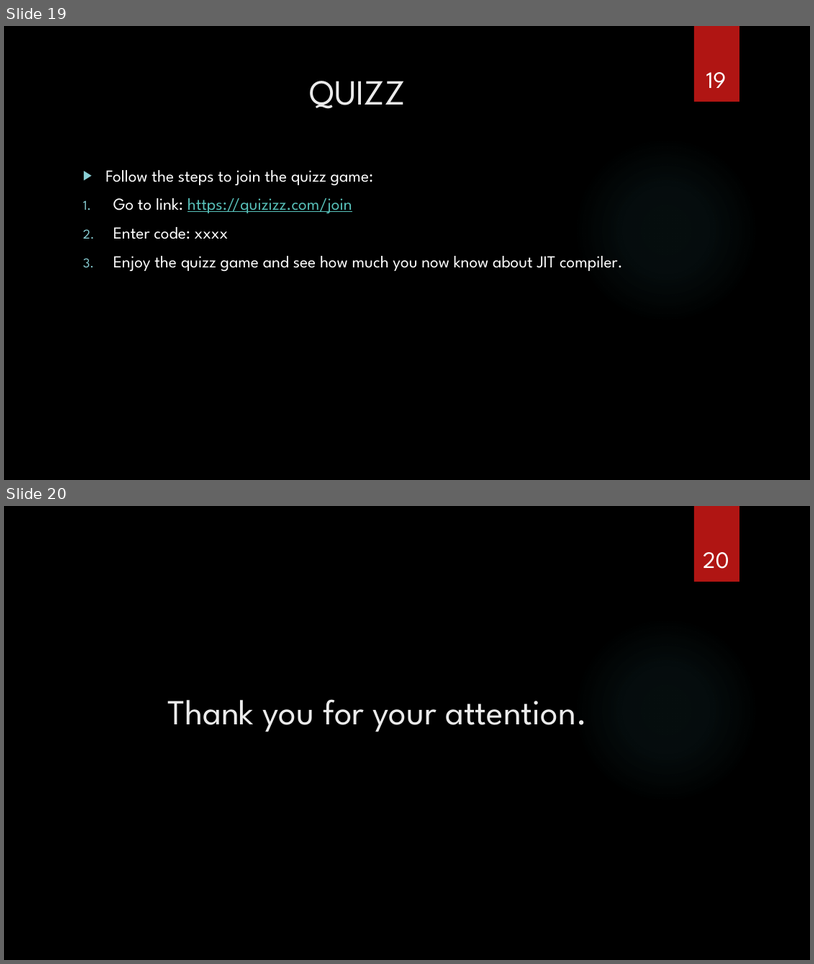
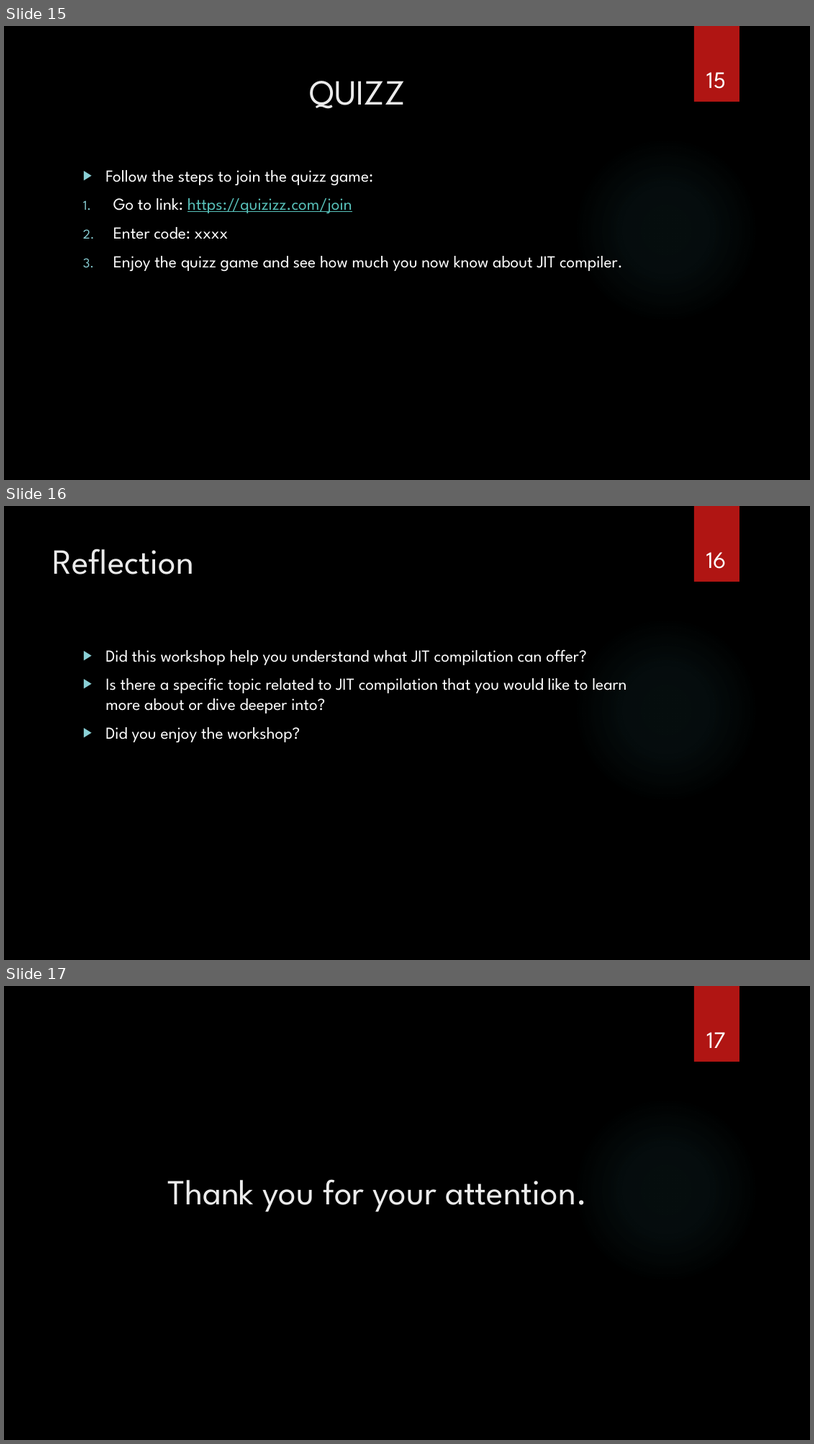
Before and after one commit to sebivenlo/esd-2024-jit-compiler, a slide deck: documents/presentation/presentation jit compiler.pptx. Shown one above the other, each under a label of ours: slides 19 and 20 before the commit, slides 15, 16 and 17 after it. The pictures are 814x964 and 814x1444 pixels, drawn with LibreOffice and Linux fonts; fonts in the diff are those of the drawing; background and template pictures are left out. Boxes give left, top, right and bottom in pixels: in the first picture for what was removed or moved away, otherwise in the second. Text is boxed around its words. In the diff, an @@ line names an element or a change of style, - is before the commit and + after.

```diff
--- a/documents/presentation/presentation jit compiler.pptx
+++ b/documents/presentation/presentation jit compiler.pptx
@@ slide 16 added at (4,506,810,960), background picture (left out); not listed: 2 template elements that a slide beside it also shows @@
@@ title added at (53,548,194,574), 42 pt, text #EBEBEB @@
+Reflection
@@ page number added at (707,552,727,569), 28 pt, text #FFFFFF @@
+16
@@ text added at (106,649,627,742), 20 pt, text #FFFFFF @@
+▶ Did this workshop help you understand what JIT compilation can offer?
+▶ Is there a specific topic related to JIT compilation that you would like to learn more about or dive deeper into?
+▶ Did you enjoy the workshop?
@@ what was slide 19 is now slide 15 @@
@@ page number at (707,72,726,89): text changed @@
-19
+15
@@ what was slide 20 is now slide 17 @@
@@ page number at (707,1032,726,1048): text changed @@
-20
+17
```
Also in this commit, not shown: 3 slides changed, 4 slides removed, 1 other file.
